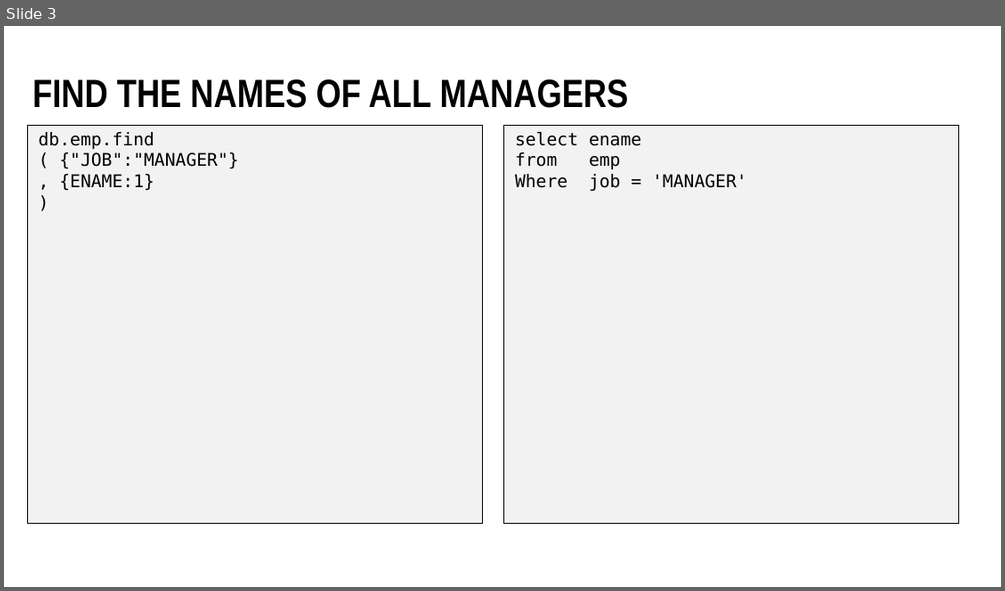
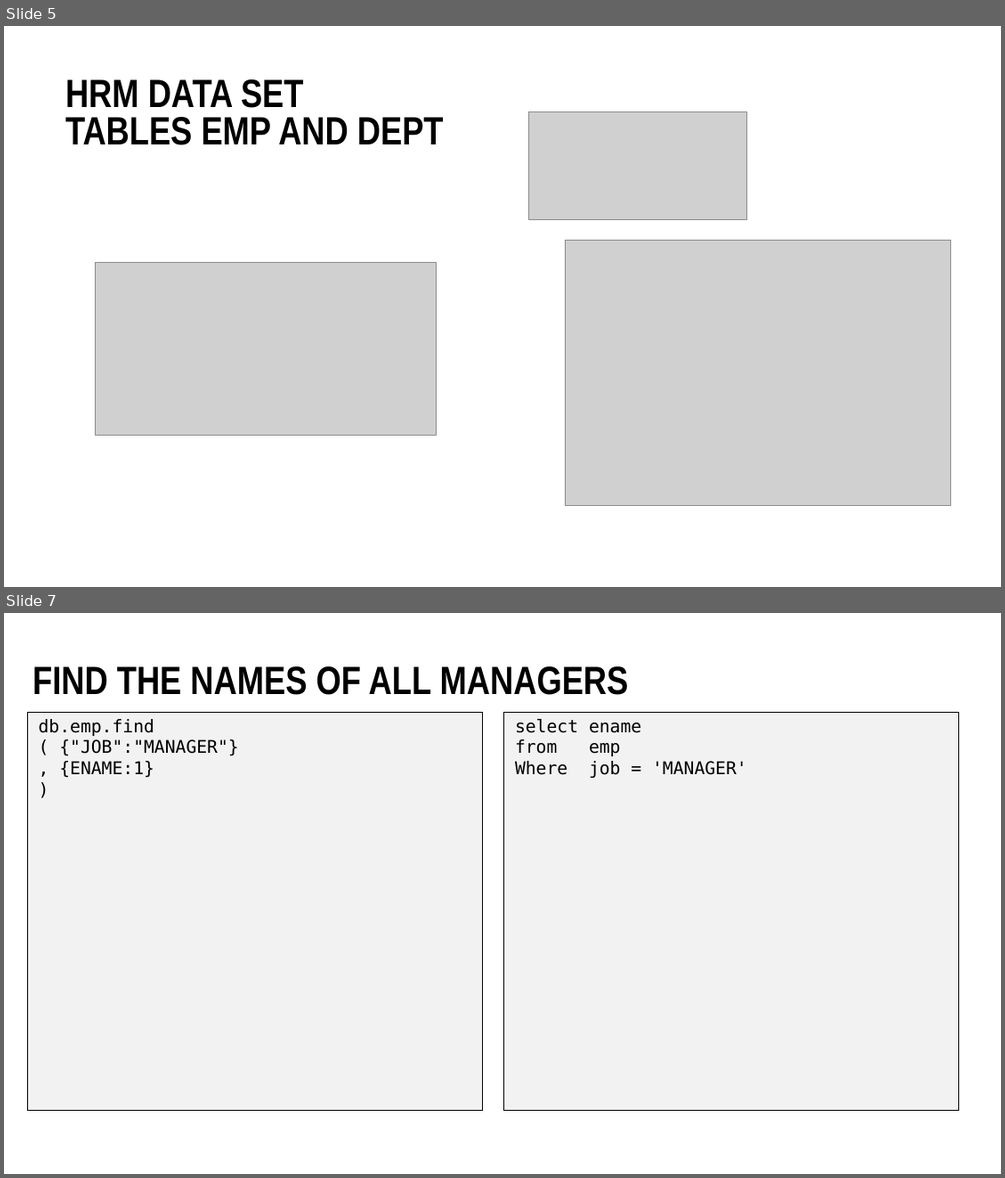
Before and after one commit to lucasjellema/sig-nosql-mongodb, a slide deck: mongodb-find-agg-vs-oracle-sql.pptx. Shown one above the other, each under a label of ours: slide 3 before the commit, slides 5 and 7 after it; the slides between them are not shown. The pictures are 1005x591 and 1005x1178 pixels, drawn with LibreOffice and Linux fonts; fonts in the diff are those of the drawing; grey boxes stand for pictures; background and template pictures are left out. Boxes give left, top, right and bottom in pixels: in the first picture for what was removed or moved away, otherwise in the second. Text is boxed around its words. In the diff, an @@ line names an element or a change of style, - is before the commit and + after.

```diff
--- a/mongodb-find-agg-vs-oracle-sql.pptx
+++ b/mongodb-find-agg-vs-oracle-sql.pptx
@@ slide 5 added at box(4, 26, 1001, 587), background #FFFFFF @@
@@ title added at box(65, 79, 444, 145), 54 pt, text #000000, bold @@
+HRM DATA SET
+TABLES EMP AND DEPT
@@ picture added at box(529, 112, 747, 219) @@
@@ picture added at box(95, 262, 437, 435) @@
@@ picture added at box(565, 240, 951, 505) @@
@@ what was slide 3 is now slide 7 @@
```
Also in this commit, not shown: 1 slide changed, 5 other slides added, 2 other files.
